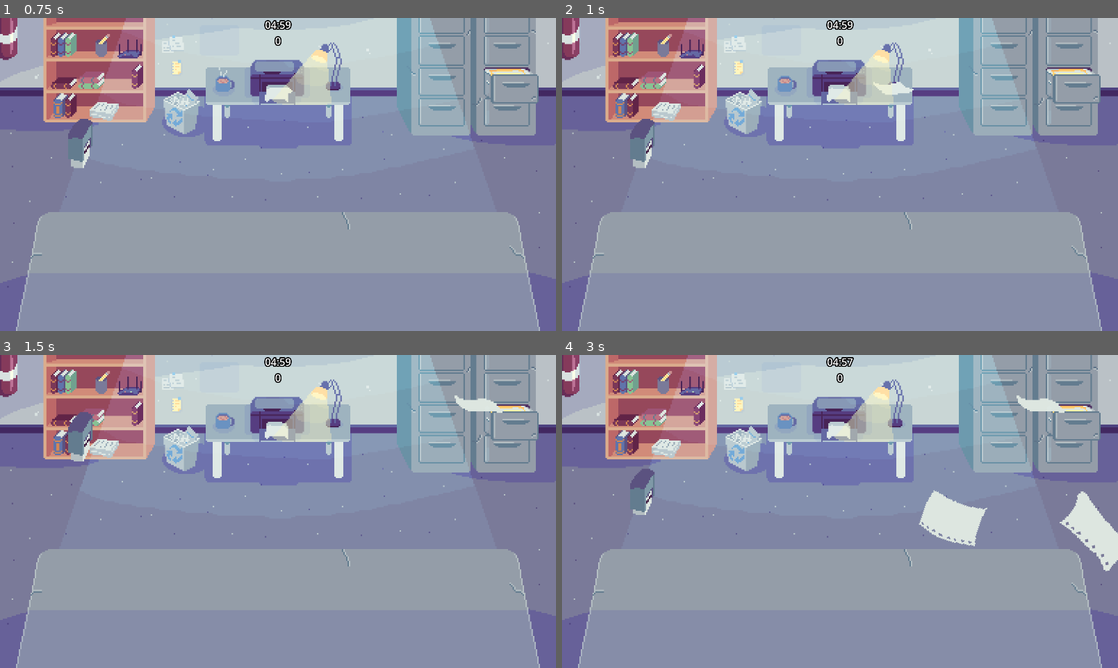
Above: before the commit, frames 1-4 (two rows, left to right).
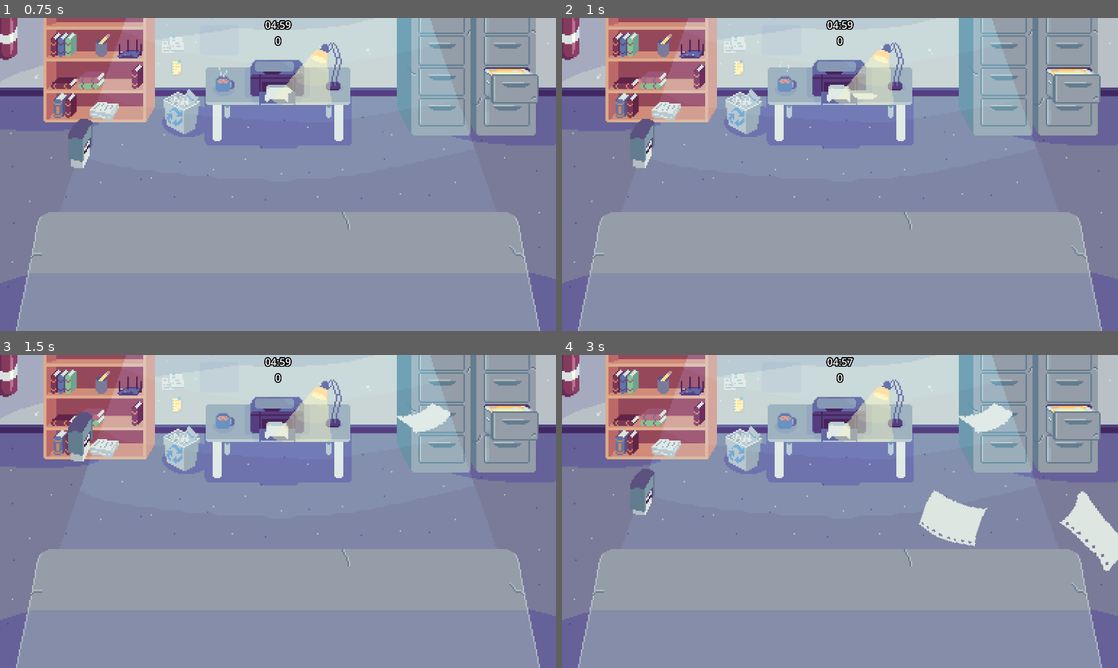
Above: after the commit, the same moments.

Repository: joashneves/felpo_jam_carimbo
Game: Godot game, scene res://Scene/Menu/Menu.tscn
The game is run twice, just before and just after one commit, with the same random seed, the same clock (stepped at 60 frames per second) and the same inputs.
Inputs (mouse positions are in pixels of both pictures, inside the frame that each line leads up to):
- Up to frame 1 (0.75 s): click "INICIAR" at 0.5 s
- Up to frame 2 (1 s): no input
- Up to frame 3 (1.5 s): move the mouse to (400, 495) at 1.27 s; press the mouse at (400, 495) at 1.28 s; hold W (cima) from 1.28 s (still down)
- Up to frame 4 (3 s): move the mouse to (728, 527) at 2.02 s; release W (cima) at 2.03 s; release the mouse at (728, 527) at 2.03 s; hold S (baixo) 2.03-2.78 s; click (728, 527) at 2.1 s; move the mouse to (895, 442) at 2.77 s; press the mouse at (895, 442) at 2.78 s; hold W (cima) from 2.78 s (still down)

Frame 1 is identical in both runs. In frame 2, 0.3% of the frame differs, in the area x 23-64%, y 11-26%; in frame 3, 0.7%, in the area x 23-91%, y 11-26%; in frame 4, 0.7%.

Commit message:
muda a direcao do papel

Diff:
--- a/Main.tscn
+++ b/Main.tscn
@@ -66,7 +66,7 @@
 position = Vector2(384, 216)
 sprite_frames = SubResource("SpriteFrames_hhcpw")
 autoplay = "default"
-frame_progress = 0.94254094
+frame_progress = 0.15572703
 
 [node name="Carimbo" parent="." unique_id=394302040 instance=ExtResource("1_glv2v")]
 z_index = -2
--- a/Scene/Menu/Menu.tscn
+++ b/Scene/Menu/Menu.tscn
@@ -112,5 +112,6 @@
 position = Vector2(384, 216)
 sprite_frames = SubResource("SpriteFrames_ivylu")
 autoplay = "default"
+frame_progress = 0.050623316
 
 [connection signal="pressed" from="CanvasLayer/Control/Iniciar" to="." method="_on_iniciar_jogo_pressed"]
--- a/Scene/Misc/GeradorDePapel/gerador_de_papel.gd
+++ b/Scene/Misc/GeradorDePapel/gerador_de_papel.gd
@@ -19,13 +19,13 @@
 			papel_instanca.velocidade = 200;
 			tempo_do_gerador = 1;
 		2:
-			papel_instanca.velocidade = 200;
+			papel_instanca.velocidade = [200, 210, 230, 250, 300].pick_random();
 			tempo_do_gerador = 1;
 		3:
-			papel_instanca.velocidade = 200;
+			papel_instanca.velocidade = [200, 230, 250, 300, 400].pick_random();
 			tempo_do_gerador = 2
 		_:
-			papel_instanca.velocidade = [200, 100].pick_random()
+			papel_instanca.velocidade = [100,200, 230, 250, 300, 350, 400, 450, 500,550].pick_random();
 			tempo_do_gerador = 2;
 	add_child(papel_instanca)
 	timer_papel.start((tempo_do_gerador))
--- a/Scene/Papel/Papel.tscn
+++ b/Scene/Papel/Papel.tscn
@@ -46,12 +46,13 @@
 [node name="Papel" type="Node2D" unique_id=1230539461 groups=["Papel"]]
 light_mask = 2
 script = ExtResource("1_p8iyx")
+velocidade = null
 
 [node name="AnimationSprite" type="AnimatedSprite2D" parent="." unique_id=576327277]
 sprite_frames = SubResource("SpriteFrames_t8r5d")
 animation = &"carimbado_1"
 autoplay = "default"
-frame_progress = 0.6971738
+frame_progress = 0.35126853
 
 [node name="Area2D" type="Area2D" parent="." unique_id=394455269 groups=["Papel"]]
 collision_mask = 2
--- a/Scene/Papel/papel.gd
+++ b/Scene/Papel/papel.gd
@@ -7,6 +7,8 @@
 var carimbado : bool = false
 var tocando : Node2D = null;
 var direcao =  [0.05, -0.05, 0,0.07, -0.07].pick_random()
+var velocidade_em_y = [1,0, -1].pick_random()
+var mudar_de_direcao_em_x : float = 292.0
 signal papel;
 
 func _ready() -> void:
@@ -14,6 +16,8 @@
 
 func _process(delta: float) -> void:
 	position.x -= velocidade * delta
+	if GameManager.level > 3:
+		position.y -= (20 * velocidade_em_y) * delta
 	if position.x < -64:
 		GameManager.passou_papel(carimbado)
 		queue_free()
@@ -32,5 +36,4 @@
 			tocando = body
 func _on_area_2d_body_exited(body: Node2D) -> void:
 		if body.is_in_group("Carimbo"):
-			#print("Papel saiu do carimbo")
 			tocando = null
Not shown, added: export_presets.cfg
